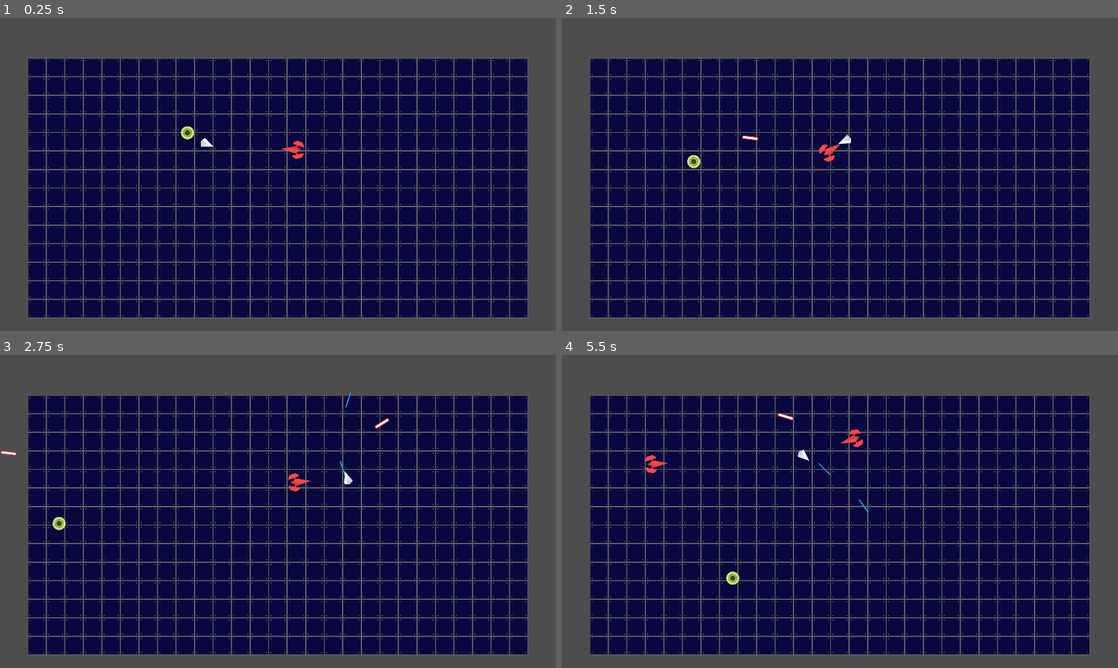
Above: before the commit, frames 1-4 (two rows, left to right).
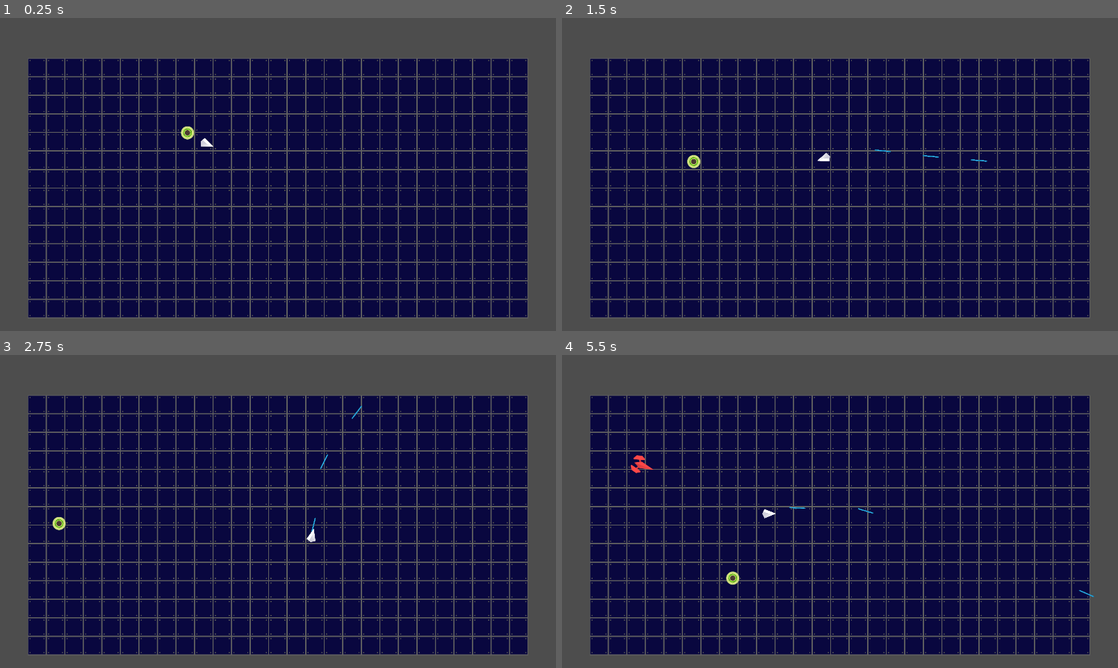
Above: after the commit, the same moments.

Repository: moenage/Overload
Game: Godot game, scene res://Scenes/Levels/level.tscn
Two runs of this game, one before a commit and one after it. Both use one fixed random seed, a clock stepped at 60 frames per second and the inputs below.
Inputs (mouse positions are in pixels of both pictures, inside the frame that each line leads up to):
- Up to frame 1 (0.25 s): no input
- Up to frame 2 (1.5 s): move the mouse to (962, 158) at 0.52 s; press the mouse at (962, 158) at 0.53 s; hold D (right) 0.53-1.28 s; move the mouse to (728, 190) at 1.27 s; release the mouse at (728, 190) at 1.28 s; hold S (down) from 1.28 s (still down); click (728, 190) at 1.35 s
- Up to frame 3 (2.75 s): move the mouse to (333, 442) at 2.02 s; release S (down) at 2.03 s; press the mouse at (333, 442) at 2.03 s; hold D (right) from 2.03 s (still down)
- Up to frame 4 (5.5 s): move the mouse to (812, 574) at 2.77 s; release D (right) at 2.78 s; release the mouse at (812, 574) at 2.78 s; hold W (up) 2.78-3.53 s; click (812, 574) at 2.85 s; move the mouse to (1006, 558) at 3.52 s; press the mouse at (1006, 558) at 3.53 s; hold A (left) 3.53-5.03 s; move the mouse to (673, 464) at 4.27 s; release the mouse at (673, 464) at 4.28 s; click (673, 464) at 4.35 s; move the mouse to (867, 511) at 5.02 s; press the mouse at (867, 511) at 5.03 s; hold S (down) from 5.03 s (still down)

The runs differ from the first frame. In frame 1, 0.1% of the frame differs, in the area x 50-55%, y 39-46%; in frame 2, 0.2%; in frame 3, 0.3%; in frame 4, 0.5%, in the area x 12-96%, y 18-78%.

Commit message:
Fixed some issues, still need to fix enemy shooting when spawned in

Diff:
--- /dev/null
+++ b/Scenes/Enemies/Enemy1/Enemy1Handler.gd
@@ -0,0 +1,10 @@
+extends Node2D
+
+var laserEnemyScene: PackedScene = preload("res://Scenes/Projectiles/EnemyLaser/enemy_laser.tscn")
+
+func _on_enemy_1_enemy_shot_laser(pos, laserDir):
+	var laser = laserEnemyScene.instantiate() as Area2D
+	laser.position = pos
+	laser.rotation_degrees = rad_to_deg(laserDir.angle()) + 90
+	laser.direction = laserDir
+	$Projectiles.add_child(laser)
--- a/Scenes/Enemies/enemy_1.gd
+++ b/Scenes/Enemies/Enemy1/enemy_1.gd
@@ -2,13 +2,14 @@
 
 class_name Enemy
 
-var speed: float = 200.0
+@export var speed: float = 200.0
 var target: CharacterBody2D
 
 signal enemyShotLaser(pos, laserDir)
 
 func _ready():
-	target = get_parent().get_parent().get_node("Player")
+	target = get_parent().get_parent().get_parent().get_node("Player")
+	$ShootLaser.autostart = true
 
 func _physics_process(_delta):
 	velocity = position.direction_to(target.position) * speed
--- a/Scenes/Enemies/enemy_1.tscn
+++ b/Scenes/Enemies/Enemy1/enemy_1.tscn
@@ -1,26 +1,27 @@
 [gd_scene load_steps=3 format=3 uid="uid://bx01r5ikeih0n"]
 
-[ext_resource type="Texture2D" uid="uid://edmehrxmn2xa" path="res://Assets/Sprites/Enemies/ship_sidesA.png" id="1_0ww3s"]
-[ext_resource type="Script" path="res://Scenes/Enemies/enemy_1.gd" id="1_fiob4"]
+[ext_resource type="Script" path="res://Scenes/Enemies/Enemy1/enemy_1.gd" id="1_bjrur"]
+[ext_resource type="Texture2D" uid="uid://edmehrxmn2xa" path="res://Assets/Sprites/Enemies/ship_sidesA.png" id="2_ijn0r"]
 
 [node name="Enemy1" type="CharacterBody2D"]
 scale = Vector2(1.5, 1.5)
 collision_layer = 4
 collision_mask = 27
-script = ExtResource("1_fiob4")
+script = ExtResource("1_bjrur")
+speed = 0.0
 metadata/_edit_lock_ = true
 
 [node name="Sprite2D" type="Sprite2D" parent="."]
 modulate = Color(1, 0.278431, 0.278431, 1)
 rotation = 1.5708
-texture = ExtResource("1_0ww3s")
+texture = ExtResource("2_ijn0r")
 metadata/_edit_lock_ = true
 
 [node name="CollisionPolygon2D" type="CollisionPolygon2D" parent="."]
 position = Vector2(0, 1)
 rotation = 1.5708
 scale = Vector2(1.95833, 1.96591)
-polygon = PackedVector2Array(-0.51073, -25.0944, -8, 7, -16, 1, -22.2979, 11.5299, -19.5744, 25.0945, -8.68075, 30.5202, 0, 23.3988, 9.19149, 30.0116, 19, 24, 22.4681, 11.1908, 16, 1, 8, 7)
+polygon = PackedVector2Array(-0.51073, -25.0944, -8, 7, -16, 1, -22.2979, 11.5299, -19.5744, 25.0945, -8.68075, 30.5202, 0, 23.3988, 8.00012, 30.5202, 19, 24, 22.4681, 11.1908, 16, 1, 8, 7)
 metadata/_edit_lock_ = true
 
 [node name="ShootLaser" type="Timer" parent="."]
@@ -28,5 +29,6 @@
 
 [node name="LaserPoint" type="Marker2D" parent="."]
 position = Vector2(44.6667, 0)
+metadata/_edit_lock_ = true
 
 [connection signal="timeout" from="ShootLaser" to="." method="_on_shoot_laser_timeout"]
--- /dev/null
+++ b/Scenes/Enemies/Enemy1/enemy_1_handler.tscn
@@ -0,0 +1,13 @@
+[gd_scene load_steps=3 format=3 uid="uid://b2u2by2xctukj"]
+
+[ext_resource type="Script" path="res://Scenes/Enemies/Enemy1/Enemy1Handler.gd" id="1_67hcc"]
+[ext_resource type="PackedScene" uid="uid://bx01r5ikeih0n" path="res://Scenes/Enemies/Enemy1/enemy_1.tscn" id="2_m8mve"]
+
+[node name="Enemy1Handler" type="Node2D"]
+script = ExtResource("1_67hcc")
+
+[node name="Enemy1" parent="." instance=ExtResource("2_m8mve")]
+
+[node name="Projectiles" type="Node2D" parent="."]
+
+[connection signal="enemyShotLaser" from="Enemy1" to="." method="_on_enemy_1_enemy_shot_laser"]
--- a/Scenes/Levels/level.gd
+++ b/Scenes/Levels/level.gd
@@ -7,9 +7,7 @@
 
 var laserScene: PackedScene = preload("res://Scenes/Projectiles/laser.tscn")
 
-var laserEnemyScene: PackedScene = preload("res://Scenes/Projectiles/EnemyLaser/enemy_laser.tscn")
-
-var enemyScene: PackedScene = preload("res://Scenes/Enemies/enemy_1.tscn")
+var enemyScene: PackedScene = preload("res://Scenes/Enemies/Enemy1/enemy_1_handler.tscn")
 
 #Spawn Bullet from player
 func _on_player_shot_laser(pos, laserDir):
@@ -19,16 +17,9 @@
 	laser.direction = laserDir
 	$Projectiles.add_child(laser)
 
-func _on_enemy_1_enemy_shot_laser(pos, laserDir):
-	var laser = laserEnemyScene.instantiate() as Area2D
-	laser.position = pos
-	laser.rotation_degrees = rad_to_deg(laserDir.angle()) + 90
-	laser.direction = laserDir
-	$Projectiles.add_child(laser)
-
 #Spawn enemies within the arena borders
 func _on_spawn_timer_timeout():
-	var enemy = enemyScene.instantiate() as CharacterBody2D
+	var enemy = enemyScene.instantiate() as Node2D
 	enemy.position = Vector2(randf_range(minxCoord,maxxCoord),
 	randf_range(minyCoord,maxyCoord))
 	$Enemies.add_child(enemy)
--- a/Scenes/Levels/level.tscn
+++ b/Scenes/Levels/level.tscn
@@ -1,9 +1,8 @@
-[gd_scene load_steps=6 format=3 uid="uid://c1mkior2cddt4"]
+[gd_scene load_steps=5 format=3 uid="uid://c1mkior2cddt4"]
 
 [ext_resource type="PackedScene" uid="uid://cses2ossl5e6r" path="res://Scenes/Players/player.tscn" id="1_rpy3c"]
 [ext_resource type="Script" path="res://Scenes/Levels/level.gd" id="1_tqjyy"]
 [ext_resource type="PackedScene" uid="uid://c72lp7nc2nm1d" path="res://Scenes/Objects/Floor/floor.tscn" id="2_bk3w6"]
-[ext_resource type="PackedScene" uid="uid://bx01r5ikeih0n" path="res://Scenes/Enemies/enemy_1.tscn" id="4_dsl7r"]
 [ext_resource type="PackedScene" uid="uid://ccxf1x0oylguv" path="res://Scenes/ProtectMe/protect_me.tscn" id="5_kkfh7"]
 
 [node name="Level" type="Node2D"]
@@ -31,9 +30,6 @@
 [node name="Enemies" type="Node2D" parent="."]
 metadata/_edit_lock_ = true
 
-[node name="Enemy1" parent="Enemies" instance=ExtResource("4_dsl7r")]
-position = Vector2(1102, 371)
-
 [node name="ProtectMe" parent="." instance=ExtResource("5_kkfh7")]
 position = Vector2(260, 177)
 
@@ -41,5 +37,4 @@
 position = Vector2(471, 330)
 
 [connection signal="timeout" from="SpawnTimer" to="." method="_on_spawn_timer_timeout"]
-[connection signal="enemyShotLaser" from="Enemies/Enemy1" to="." method="_on_enemy_1_enemy_shot_laser"]
 [connection signal="shotLaser" from="Player" to="." method="_on_player_shot_laser"]
--- a/Scenes/Objects/Floor/floor.tscn
+++ b/Scenes/Objects/Floor/floor.tscn
@@ -10,7 +10,7 @@
 
 [node name="Floor" type="StaticBody2D"]
 collision_layer = 8
-collision_mask = 31
+collision_mask = 63
 metadata/_edit_lock_ = true
 
 [node name="Sprite2D" type="Sprite2D" parent="."]
--- a/Scenes/Players/player.gd
+++ b/Scenes/Players/player.gd
@@ -3,6 +3,8 @@
 var playerSpeed: int = 500
 
 var canLaser: bool = true
+
+var overload = 0
 
 signal shotLaser(pos, laserDir)
 
@@ -29,3 +31,6 @@
 
 func _on_laser_timer_timeout():
 	canLaser = true
+
+func playerHit(damage):
+	overload += damage
--- a/Scenes/Players/player.tscn
+++ b/Scenes/Players/player.tscn
@@ -4,7 +4,7 @@
 [ext_resource type="Texture2D" uid="uid://bx8524qv5jvsq" path="res://Assets/Sprites/ship_I.png" id="1_r62oi"]
 
 [node name="Player" type="CharacterBody2D"]
-collision_mask = 29
+collision_mask = 61
 script = ExtResource("1_i1yqs")
 metadata/_edit_lock_ = true
 
--- a/Scenes/Projectiles/EnemyLaser/enemy_laser.gd
+++ b/Scenes/Projectiles/EnemyLaser/enemy_laser.gd
@@ -8,5 +8,8 @@
 	position += direction * speed * delta
 
 
-func _on_body_entered(_body):
+func _on_body_entered(body):
+	if "playerHit" in body:
+		body.playerHit(10)
+		print(body.overload)
 	queue_free()
--- a/Scenes/Projectiles/EnemyLaser/enemy_laser.tscn
+++ b/Scenes/Projectiles/EnemyLaser/enemy_laser.tscn
@@ -12,9 +12,14 @@
 collision_layer = 32
 collision_mask = 9
 script = ExtResource("1_ogajd")
+metadata/_edit_lock_ = true
 
 [node name="Sprite2D" type="Sprite2D" parent="."]
 texture = ExtResource("1_5mosm")
+metadata/_edit_lock_ = true
 
 [node name="CollisionShape2D" type="CollisionShape2D" parent="."]
 shape = SubResource("CapsuleShape2D_tsm0v")
+metadata/_edit_lock_ = true
+
+[connection signal="body_entered" from="." to="." method="_on_body_entered"]
